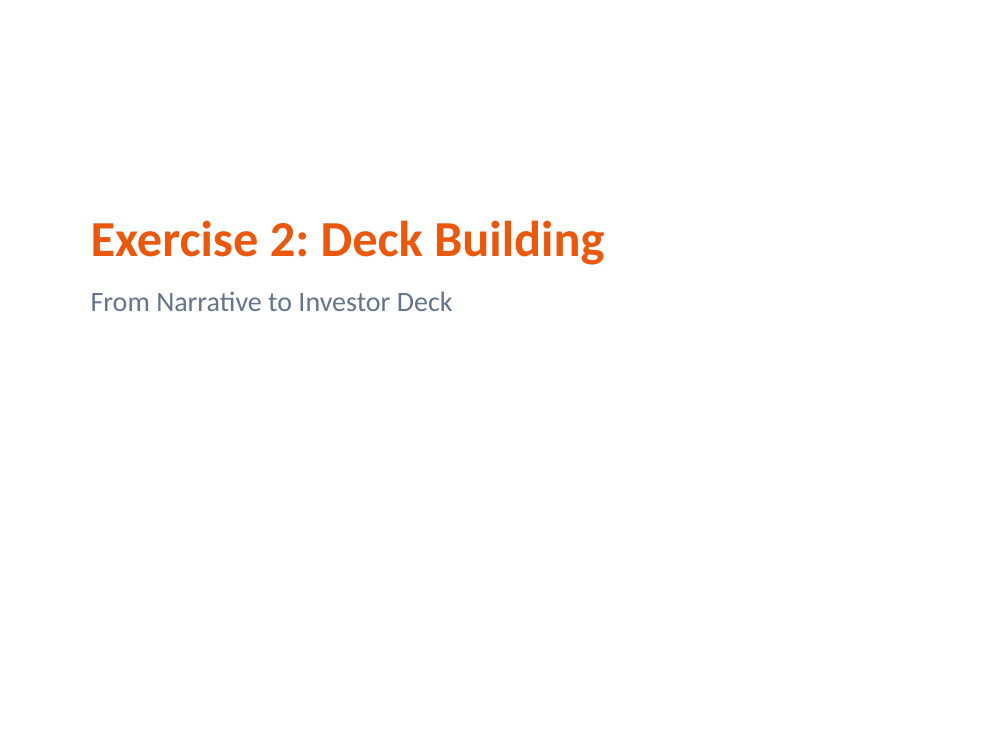
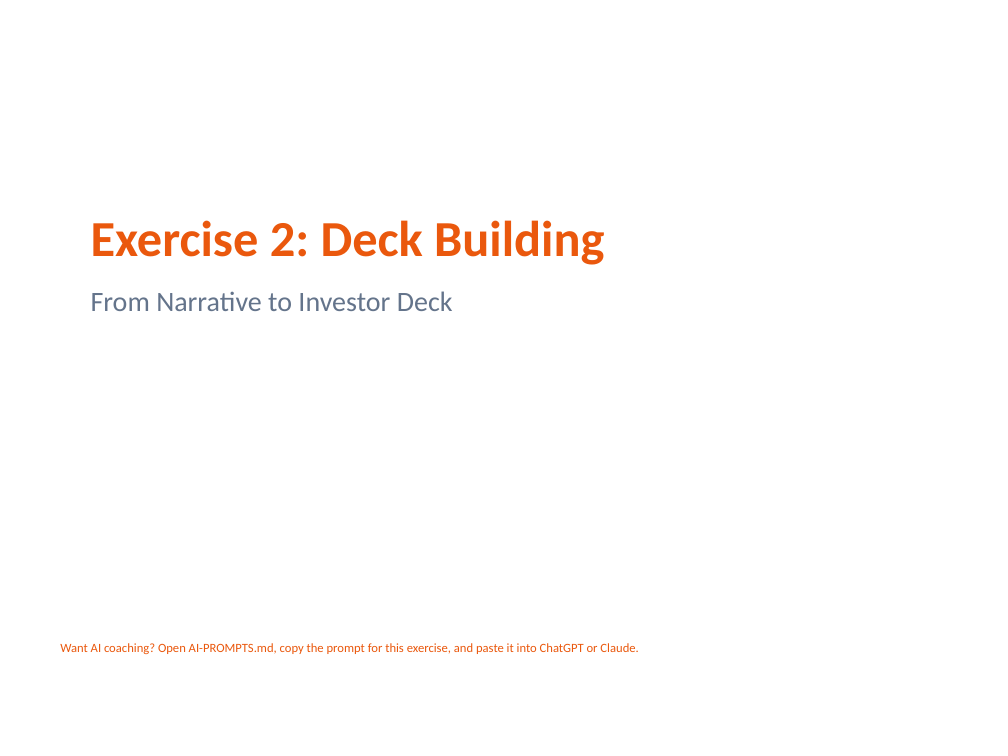
Before and after one commit to TheGinjaNinja/gnv-fundraising-workshop, a slide deck: slide 1 of low-tech/deck-building.pptx. Drawn at 1008x756 pixels with LibreOffice and Linux fonts; fonts in the diff are those of the drawing. Boxes give left, top, right and bottom in pixels: in the first picture for what was removed or moved away, otherwise in the second. Text is boxed around its words. In the diff, an @@ line names an element or a change of style, - is before the commit and + after.

```diff
--- a/low-tech/deck-building.pptx
+++ b/low-tech/deck-building.pptx
@@ text added at bbox=[60, 643, 638, 654], 9 pt, text #EA580D @@
+Want AI coaching? Open AI-PROMPTS.md, copy the prompt for this exercise, and paste it into ChatGPT or Claude.
```
Also in this commit, not shown: 12 other slides changed, 5 other files.
